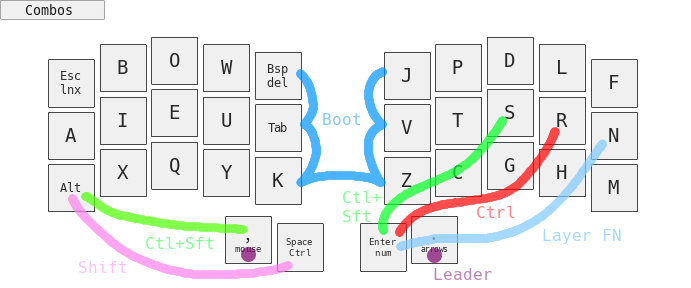
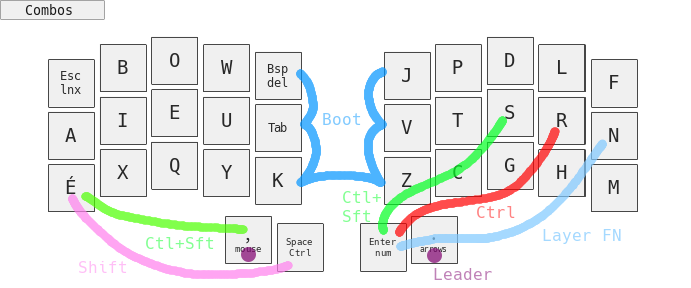
Layered file, before and after one edit (691 × 288). Changes by layer:
painted on "Layer FN" over [411, 140, 585, 252]
painted on "Ctl+Sft" over [411, 144, 488, 217]
painted on "base.png" over [60, 37, 585, 264]
